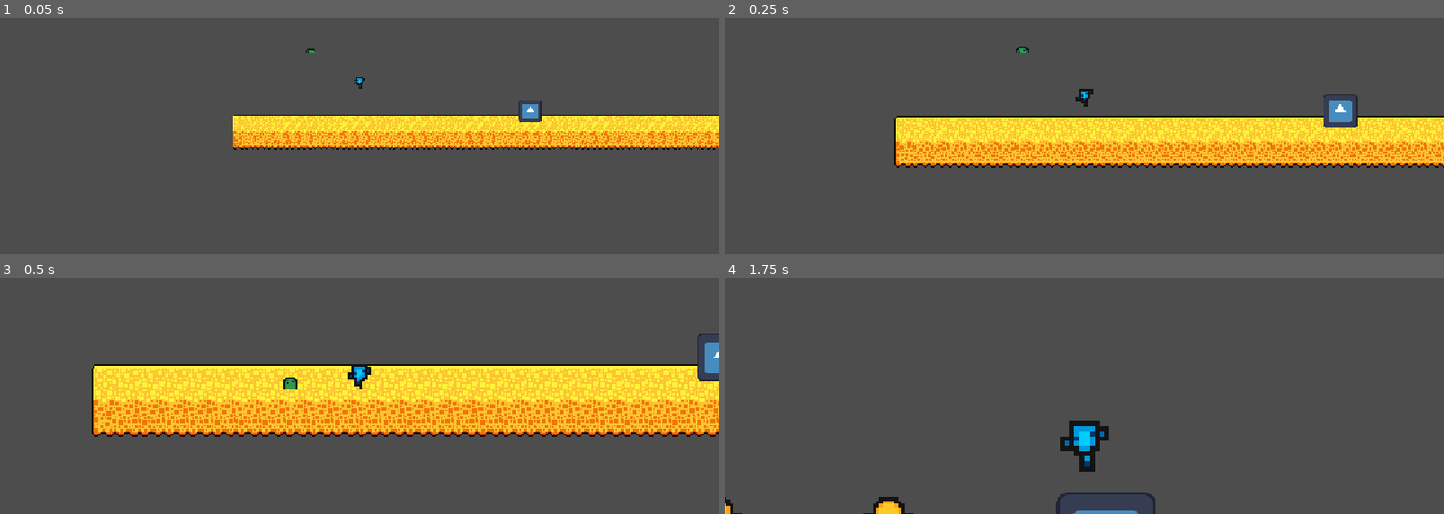
Above: before the commit, frames 1-4 (two rows, left to right).
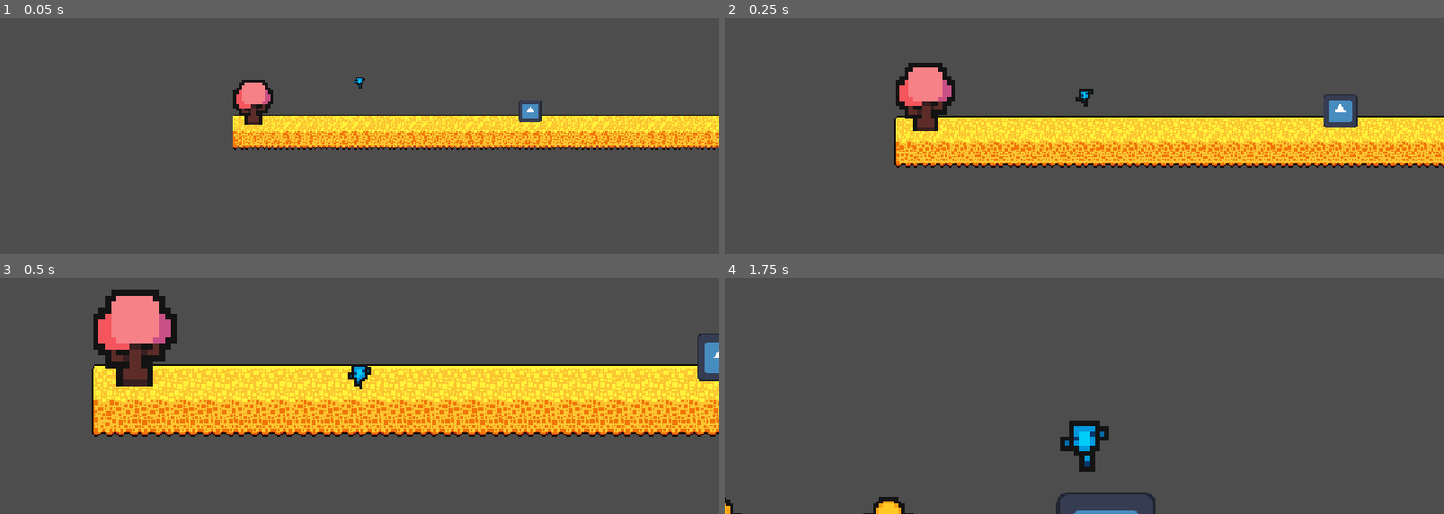
Above: after the commit, the same moments.

Repository: Aearhart55/Terraria-TD
Game: Godot game, scene res://scenes/Main.tscn
Same seed, same stepped clock (60 frames per second), same inputs: the game is played once before the commit and once after it. The engine's default icon, where the game draws it, is replaced by a stand-in: a white triangle on a blue panel in a dark square.
Inputs (mouse positions are in pixels of both pictures, inside the frame that each line leads up to):
- Up to frame 1 (0.05 s): no input
- Up to frame 2 (0.25 s): no input
- Up to frame 3 (0.5 s): no input
- Up to frame 4 (1.75 s): move the mouse to (1242, 292) at 0.52 s; hold D (right) from 0.53 s (still down); click (1242, 292) at 0.6 s; tap W (up) at 0.77, 1.52 s; move the mouse to (940, 332) at 1.27 s; click (940, 332) at 1.35 s

The runs differ from the first frame. In frame 1, 0.8% of the frame differs, in the area x 32-44%, y 12-46%; in frame 2, 1.8%; in frame 3, 3.7%, in the area x 13-42%, y 4-48%; in frame 4, nothing differs.

Commit message:
added spawner

Diff:
--- a/scenes/Main.tscn
+++ b/scenes/Main.tscn
@@ -4,7 +4,7 @@
 [ext_resource type="TileSet" uid="uid://ddbej40xmes5o" path="res://assets/Autum.tres" id="2_rarhs"]
 [ext_resource type="PackedScene" uid="uid://cfxueluo5j5ap" path="res://scenes/player.tscn" id="3_vcsgt"]
 [ext_resource type="Texture2D" uid="uid://b2bw1lddbawqe" path="res://assets/icon.svg" id="4_rarhs"]
-[ext_resource type="PackedScene" uid="uid://d4em0ochsyyy1" path="res://scenes/enemy.tscn" id="5_vcsgt"]
+[ext_resource type="PackedScene" uid="uid://mxgux0uwkor0" path="res://scenes/spawner.tscn" id="5_vcsgt"]
 
 [sub_resource type="RectangleShape2D" id="RectangleShape2D_jed6l"]
 size = Vector2(124, 125)
@@ -33,5 +33,5 @@
 [node name="Sprite2D" type="Sprite2D" parent="godot" unique_id=290867333]
 texture = ExtResource("4_rarhs")
 
-[node name="Enemy" parent="." unique_id=1869979890 instance=ExtResource("5_vcsgt")]
-position = Vector2(107, 500)
+[node name="spawner" parent="." unique_id=566907230 instance=ExtResource("5_vcsgt")]
+position = Vector2(29, 574)
--- /dev/null
+++ b/scenes/spawner.tscn
@@ -0,0 +1,15 @@
+[gd_scene format=3 uid="uid://mxgux0uwkor0"]
+
+[ext_resource type="Texture2D" uid="uid://bkw78wprbsovm" path="res://assets/Itch Towers/Environment/Decoration/spr_tree_01_cherry_blossom.png" id="1_ik2nu"]
+[ext_resource type="Script" uid="uid://fgdj10mau2do" path="res://scripts/spawner.gd" id="2_tx2ig"]
+
+[node name="spawner" type="Sprite2D" unique_id=566907230]
+scale = Vector2(4, 4)
+texture = ExtResource("1_ik2nu")
+script = ExtResource("2_tx2ig")
+
+[node name="cooldown" type="Timer" parent="." unique_id=1611598988]
+wait_time = 4.0
+autostart = true
+
+[connection signal="timeout" from="cooldown" to="." method="_on_cooldown_timeout"]
--- a/scripts/enemy.gd
+++ b/scripts/enemy.gd
@@ -20,6 +20,8 @@
 func _physics_process(delta: float) -> void:
 	if not is_on_floor():
 		velocity += get_gravity() * delta
+	else:
+		velocity.y = 0
 
 	velocity.x = speed
 	#velocity.x = move_toward(velocity.x, 0, SPEED)
--- /dev/null
+++ b/scripts/spawner.gd
@@ -0,0 +1,11 @@
+extends Sprite2D
+
+const ENEMY = preload("uid://d4em0ochsyyy1")
+
+var flip := false
+
+func _on_cooldown_timeout() -> void:
+	var new_enemy : Enemy = ENEMY.instantiate()
+	new_enemy.flip = flip
+	new_enemy.position = position
+	owner.add_child(new_enemy)
Not shown, added: scripts/spawner.gd.uid
